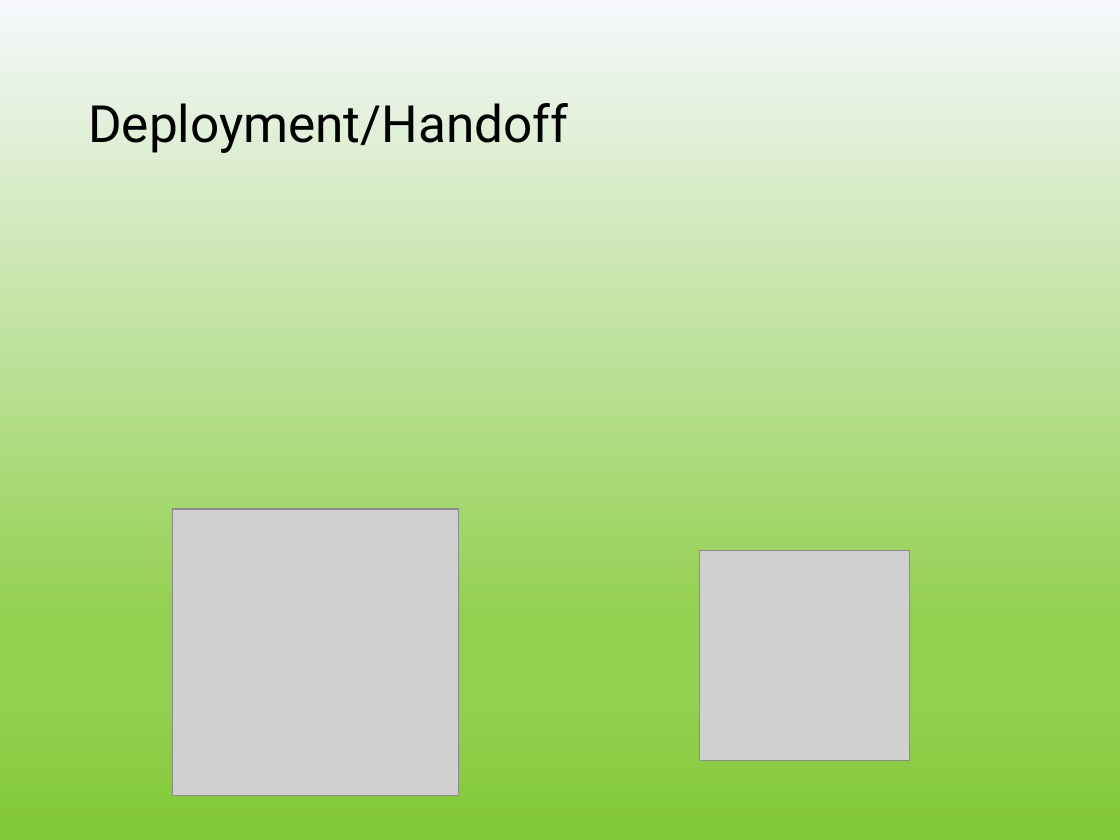
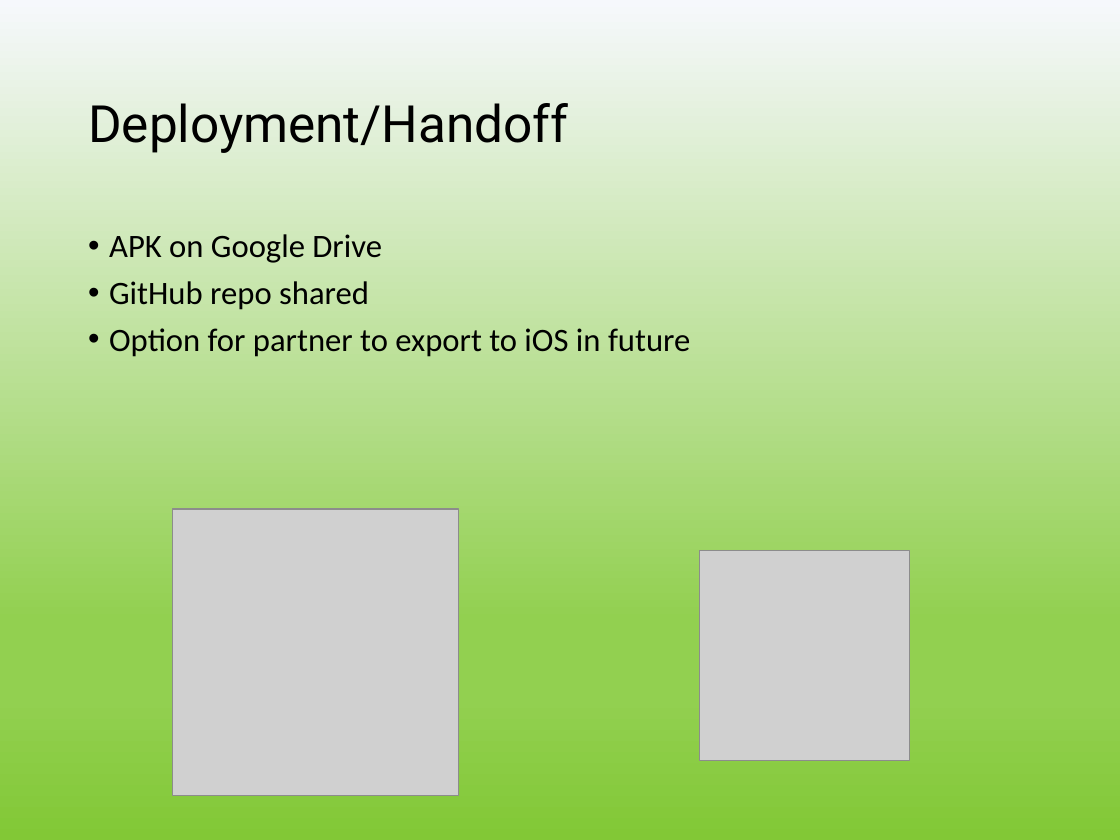
Before and after one commit to vicchig/StudentAgenda, a slide deck: slide 5 of d3/CSC301 TDSB Education app final presentation.pptx. Drawn at 1120x840 pixels with LibreOffice and Linux fonts; fonts in the diff are those of the drawing; grey boxes stand for pictures; background and template pictures are left out. Boxes give left, top, right and bottom in pixels: in the first picture for what was removed or moved away, otherwise in the second. Text is boxed around its words. In the diff, an @@ line names an element or a change of style, - is before the commit and + after.

```diff
--- a/d3/CSC301 TDSB Education app final presentation.pptx
+++ b/d3/CSC301 TDSB Education app final presentation.pptx
@@ text added at (x1=109, y1=234, x2=690, y2=357), 21 pt, text #000000 @@
+• APK on Google Drive
+• GitHub repo shared
+• Option for partner to export to iOS in future
```
Also in this commit, not shown: 6 other slides changed, 3 slides added, 1 slide removed.
